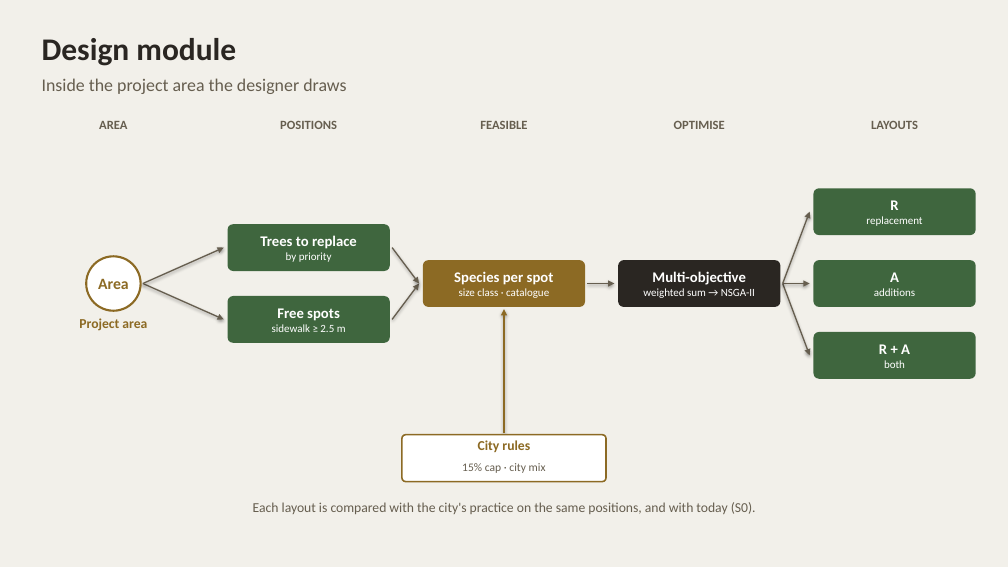
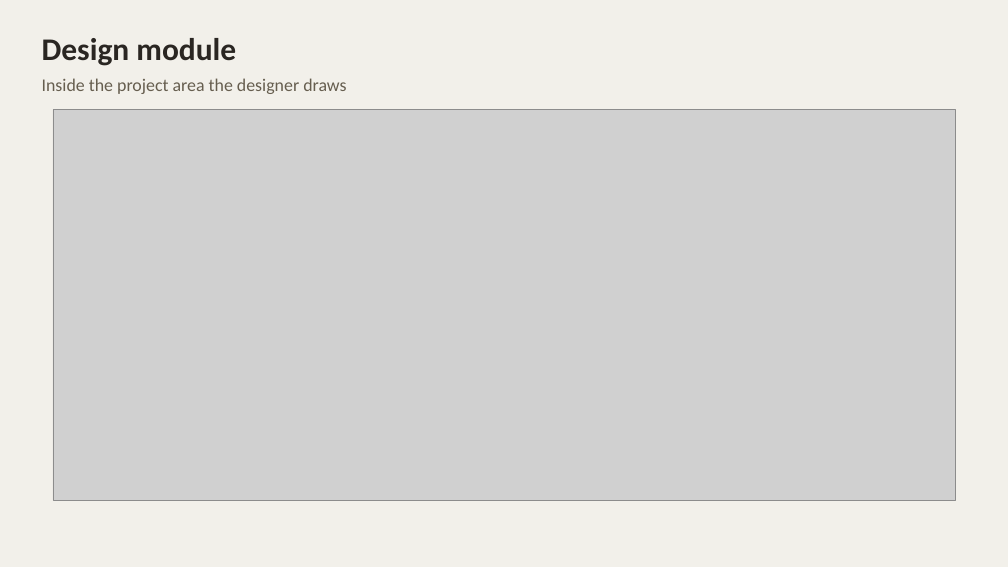
Before and after one commit to giofox96/shade-and-sponge, a slide deck: slide 11 of slides/shade_and_sponge_10nov_editable.pptx. Drawn at 1008x567 pixels with LibreOffice and Linux fonts; fonts in the diff are those of the drawing; grey boxes stand for pictures. Boxes give left, top, right and bottom in pixels: in the first picture for what was removed or moved away, otherwise in the second. Text is boxed around its words. In the diff, an @@ line names an element or a change of style, - is before the commit and + after.

```diff
--- a/slides/shade_and_sponge_10nov_editable.pptx
+++ b/slides/shade_and_sponge_10nov_editable.pptx
@@ picture added at (53, 110, 955, 501) @@
@@ text removed at (99, 121, 127, 129) @@
-AREA
@@ text removed at (280, 121, 337, 129) @@
-POSITIONS
@@ text removed at (480, 121, 527, 129) @@
-FEASIBLE
@@ text removed at (674, 121, 725, 129) @@
-OPTIMISE
@@ text removed at (871, 121, 918, 129) @@
-LAYOUTS
@@ rounded rectangle removed at (814, 188, 976, 235) @@
-R
-replacement
@@ rounded rectangle removed at (228, 224, 390, 271) @@
-Trees to replace
-by priority
@@ arrow removed from (783, 284) to (810, 212) @@
@@ ellipse removed at (86, 256, 141, 311) @@
-Area
@@ arrow removed from (143, 284) to (224, 247) @@
@@ arrow removed from (392, 247) to (419, 284) @@
@@ rounded rectangle removed at (423, 260, 585, 307) @@
-Species per spot
-size class · catalogue
@@ rounded rectangle removed at (619, 260, 781, 307) @@
-Multi-objective
-weighted sum → NSGA-II
@@ rounded rectangle removed at (814, 260, 976, 307) @@
-A
-additions
@@ arrow removed from (143, 284) to (224, 319) @@
@@ rounded rectangle removed at (228, 296, 390, 343) @@
-Free spots
-sidewalk ≥ 2.5 m
@@ arrow removed from (392, 319) to (419, 284) @@
@@ arrow removed from (588, 284) to (615, 284) @@
@@ arrow removed from (783, 284) to (810, 355) @@
@@ arrow removed from (783, 284) to (810, 284) @@
@@ text removed at (79, 318, 147, 331) @@
-Project area
@@ arrow removed from (504, 433) to (504, 309) @@
@@ rounded rectangle removed at (814, 332, 976, 379) @@
-R + A
-both
@@ rounded rectangle removed at (402, 435, 606, 482) @@
@@ text removed at (462, 440, 546, 473) @@
-City rules
-15% cap · city mix
@@ text removed at (253, 502, 756, 514) @@
-Each layout is compared with the city's practice on the same positions, and with today (S0).
```
Also in this commit, not shown: 10 other slides changed, 15 other files.
